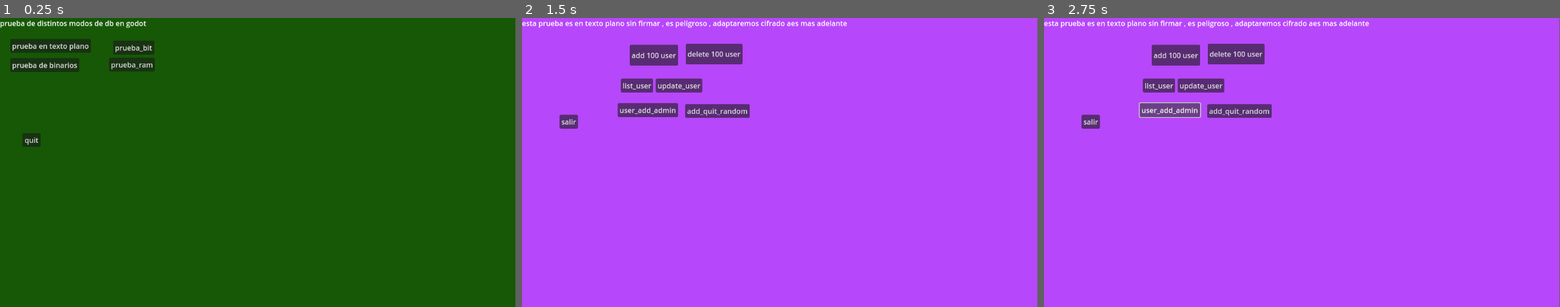
Above: before the commit, frames 1-3 (left to right).
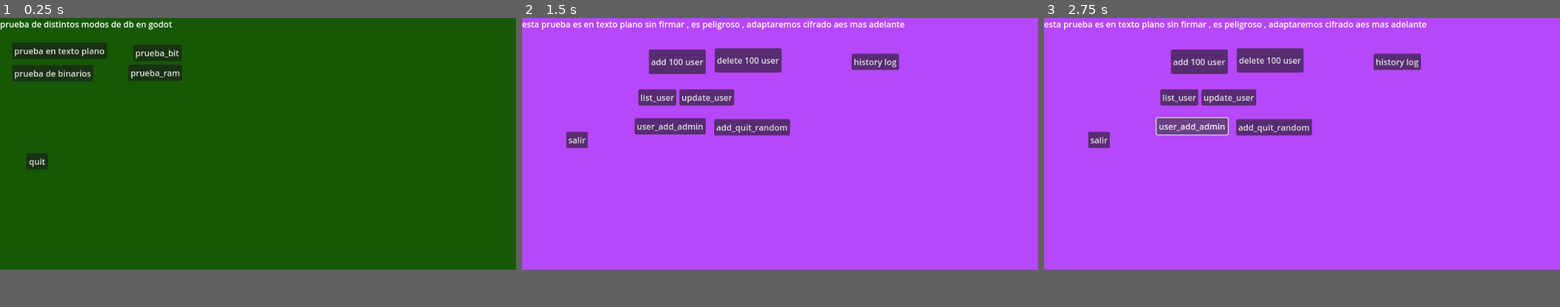
Above: after the commit, the same moments.

Repository: emagood/Dedicated-Server-Godot
Game: Godot game, scene res://escenas/menu/todo_main.tscn
Same seed, same stepped clock (60 frames per second), same inputs: the game is played once before the commit and once after it.
Inputs:
- Up to frame 1 (0.25 s): no input
- Up to frame 2 (1.5 s): click "prueba en texto plano" at 0.5 s; click "prueba de binarios" at 1.25 s
- Up to frame 3 (2.75 s): click "user_add_admin" at 2 s
In our replay, the window is 799x449 before the commit and 800x391 after it. These sizes can differ from the game's own. Grey fills any space a smaller window leaves; there, only what the larger window draws over its background counts as a difference.

The runs differ from the first frame. In frame 1, 4.1% of the frame differs, in the area x 0-36%, y 0-53%; in frame 2, 8.4%; in frame 3, 8.5%, in the area x 0-75%, y 0-45%.

Commit message:
adfd
add

Diff:
--- a/escenas/class/User_tool.gd
+++ b/escenas/class/User_tool.gd
@@ -1,7 +1,7 @@
 '''
 No es solo texto plano :)
 
-Se puede comprimir con acssesfile
+Se puede comprimir con acssesfile x . no
 
 '''
 
--- a/escenas/mode_view/user_admin.tscn
+++ b/escenas/mode_view/user_admin.tscn
@@ -82,6 +82,14 @@
 offset_bottom = 248.0
 text = "salir"
 
+[node name="log history" type="Button" parent="."]
+layout_mode = 0
+offset_left = 626.0
+offset_top = 68.0
+offset_right = 716.0
+offset_bottom = 99.0
+text = "history log"
+
 [connection signal="pressed" from="add_100_user" to="." method="_on_add_100_user_pressed"]
 [connection signal="pressed" from="deleter_100_user" to="." method="_on_deleter_100_user_pressed"]
 [connection signal="pressed" from="add_quit_random" to="." method="_on_add_quit_random_pressed"]
@@ -89,3 +97,4 @@
 [connection signal="pressed" from="user_update" to="." method="_on_user_update_pressed"]
 [connection signal="pressed" from="list_user" to="." method="_on_list_user_pressed"]
 [connection signal="pressed" from="salir" to="." method="_on_salir_pressed"]
+[connection signal="pressed" from="log history" to="." method="_on_log_history_pressed"]
--- a/escenas/modo_bin/elserver.tscn
+++ b/escenas/modo_bin/elserver.tscn
@@ -18,7 +18,7 @@
 anchor_bottom = 1.0
 grow_horizontal = 2
 grow_vertical = 2
-color = Color(0.816023, 0.324142, 0.79462, 1)
+color = Color(0.541176, 0.541176, 0.541176, 1)
 
 [node name="20_add_user" type="Button" parent="."]
 layout_mode = 0
--- a/escenas/script/dbscript.gd
+++ b/escenas/script/dbscript.gd
@@ -165,14 +165,19 @@
 	manager.save_user("john_doe", "123456789012", "securepass")  # Este debería imprimir "El usuario ya existe"
 
 	# Intentar obtener un usuario que no existe
-	var non_existent_user = manager.get_user_by_identifier("000000000000")
+	var non_existent_user = manager.get_user_by_identifier("987654321098")
 	if non_existent_user.is_empty():
 		print("El usuario no existe: 000000000000")
+	else:
+		print("El usuario si existe: 987654321098")
 
 	# Intentar obtener un usuario por nombre que no existe
-	var non_existent_name = manager.get_user_by_name("non_existent_user")
+	var non_existent_name = manager.get_user_by_name("john_doe")
 	if non_existent_name.is_empty():
 		print("El usuario no existe: non_existent_user")
+	else:
+		print("El usuario si existe: john_doe")
+
 
 	# Mostrar usuarios que están en el array actualmente
 	var users = manager.get_users()
@@ -437,3 +442,16 @@
 func _on_salir_pressed() -> void:
 	queue_free()
 	pass # Replace with function body.
+
+
+func _on_log_history_pressed() -> void:
+
+	var data_exten = load("res://nvr/main/escenas/edit.tscn").instantiate()
+	data_exten.current_dir = "res://history.dat"
+
+
+	add_child(data_exten)
+	prints("⭐️ DATOS HISTORY INSTANCIADO ⭐️" )
+
+
+	pass # Replace with function body.
--- /dev/null
+++ b/nvr/edit.gd
@@ -0,0 +1,68 @@
+extends Control
+@onready var dialogo_save = $CanvasLayer/save
+@onready var dialogo_load = $CanvasLayer/load
+@onready var ntext_edit = $CanvasLayer/HBoxContainer/TextEdit
+@export var current_dir = "res://history.dat"
+# Called when the node enters the scene tree for the first time.
+func _ready() -> void:
+	prints("⭐️+ EDITOR DE TEXTO EN GODOT + 🎁" , "⭐️ EDITOR READY ⭐️ ")
+	if current_dir !=  "":
+		load_file(current_dir)
+
+	pass # Replace with function body.
+
+
+# Called every frame. 'delta' is the elapsed time since the previous frame.
+func _process(delta: float) -> void:
+	if TxtLoad.txt != current_dir:
+		load_file(TxtLoad.txt)
+		TxtLoad.txt = current_dir
+		prints("⭐️ CARGO EL PATH ⭐️ " , current_dir)
+		pass
+
+	pass
+
+
+
+func _on_boton_save_pressed() -> void:
+	dialogo_save.popup()
+	pass # Replace with function body.
+
+
+func _on_boton_load_pressed() -> void:
+	dialogo_load.popup()
+	pass # Replace with function body.
+
+
+func _on_load_file_selected(path: String) -> void:
+	# Abrir y leer el archivo
+	load_file(path)
+
+	pass # Replace with function body.
+
+
+func _on_save_file_selected(path: String) -> void:
+	var temp_file = FileAccess.open(path, FileAccess.WRITE)
+	if temp_file:
+		temp_file.store_string(ntext_edit.text)
+		temp_file.close()
+
+	pass # Replace with function body.
+
+func load_file(path):
+	current_dir = path
+	# Abrir y leer el archivo
+
+	var file = FileAccess.open(path, FileAccess.READ)
+	if file:
+		var script_content = file.get_as_text()
+		ntext_edit.text = script_content
+		file.close()
+
+	pass
+
+
+func _on_salir_pressed() -> void:
+	self.queue_free()
+
+	pass # Replace with function body.
--- /dev/null
+++ b/nvr/main/escenas/edit.tscn
@@ -0,0 +1,139 @@
+[gd_scene load_steps=4 format=3 uid="uid://dyxdom84jffyd"]
+
+[ext_resource type="Script" path="res://nvr/edit.gd" id="1_14033"]
+[ext_resource type="PackedScene" uid="uid://2ve5s300v8ol" path="res://nvr/main/escenas/file_scroll.tscn" id="3_pcjl0"]
+
+[sub_resource type="Theme" id="Theme_fw3bs"]
+
+[node name="edit" type="Control"]
+layout_mode = 3
+anchors_preset = 15
+anchor_right = 1.0
+anchor_bottom = 1.0
+offset_left = -3.0
+offset_top = -2.0
+offset_right = -3.0
+offset_bottom = -2.0
+grow_horizontal = 2
+grow_vertical = 2
+script = ExtResource("1_14033")
+
+[node name="CanvasLayer" type="CanvasLayer" parent="."]
+follow_viewport_enabled = true
+
+[node name="fondo_columna" type="TextureRect" parent="CanvasLayer"]
+clip_contents = true
+anchors_preset = 15
+anchor_right = 1.0
+anchor_bottom = 1.0
+offset_top = -188.0
+offset_bottom = 188.0
+grow_horizontal = 2
+grow_vertical = 2
+size_flags_horizontal = 3
+size_flags_vertical = 3
+
+[node name="Control" type="Control" parent="CanvasLayer"]
+layout_mode = 3
+anchors_preset = 15
+anchor_right = 1.0
+anchor_bottom = 1.0
+grow_horizontal = 2
+grow_vertical = 2
+size_flags_horizontal = 3
+size_flags_vertical = 3
+
+[node name="HBoxContainer" type="HBoxContainer" parent="CanvasLayer"]
+clip_contents = true
+anchors_preset = 15
+anchor_right = 1.0
+anchor_bottom = 1.0
+grow_horizontal = 2
+grow_vertical = 2
+size_flags_horizontal = 3
+size_flags_vertical = 3
+
+[node name="margin_hizquierdo" type="MarginContainer" parent="CanvasLayer/HBoxContainer"]
+custom_minimum_size = Vector2(5, 0)
+layout_mode = 2
+
+[node name="TextEdit" type="TextEdit" parent="CanvasLayer/HBoxContainer"]
+custom_minimum_size = Vector2(0.065, 0)
+layout_mode = 2
+size_flags_horizontal = 3
+theme = SubResource("Theme_fw3bs")
+theme_override_colors/current_line_color = Color(1, 0.614053, 0.555934, 1)
+theme_override_colors/background_color = Color(0, 0, 0, 0.54902)
+theme_override_colors/selection_color = Color(1, 0, 0.262745, 1)
+theme_override_colors/font_selected_color = Color(0, 0.145098, 0.329412, 1)
+wrap_mode = 1
+minimap_draw = true
+
+[node name="margin_derecho" type="MarginContainer" parent="CanvasLayer/HBoxContainer"]
+clip_contents = true
+custom_minimum_size = Vector2(2, 0)
+layout_mode = 2
+
+[node name="marco_derecho" type="VBoxContainer" parent="CanvasLayer/HBoxContainer"]
+layout_mode = 2
+size_flags_horizontal = 6
+size_flags_stretch_ratio = 0.0
+
+[node name="Margin_columna" type="MarginContainer" parent="CanvasLayer/HBoxContainer/marco_derecho"]
+clip_contents = true
+custom_minimum_size = Vector2(0, 2)
+layout_mode = 2
+
+[node name="boton_load" type="Button" parent="CanvasLayer/HBoxContainer/marco_derecho"]
+layout_mode = 2
+text = "load"
+
+[node name="boton_save" type="Button" parent="CanvasLayer/HBoxContainer/marco_derecho"]
+layout_mode = 2
+text = "save"
+
+[node name="SALIR" type="Button" parent="CanvasLayer/HBoxContainer/marco_derecho"]
+layout_mode = 2
+text = "salir"
+
+[node name="ScrollContainer" type="ScrollContainer" parent="CanvasLayer/HBoxContainer/marco_derecho"]
+layout_direction = 1
+layout_mode = 2
+size_flags_vertical = 3
+localize_numeral_system = false
+horizontal_scroll_mode = 0
+vertical_scroll_mode = 3
+
+[node name="columna_scroll" parent="CanvasLayer/HBoxContainer/marco_derecho/ScrollContainer" instance=ExtResource("3_pcjl0")]
+layout_mode = 2
+script = null
+
+[node name="MarginContainer" type="MarginContainer" parent="CanvasLayer/HBoxContainer"]
+clip_contents = true
+custom_minimum_size = Vector2(2, 0)
+layout_mode = 2
+
+[node name="load" type="FileDialog" parent="CanvasLayer"]
+auto_translate_mode = 1
+title = "Open a File"
+position = Vector2i(40, 60)
+size = Vector2i(398, 475)
+ok_button_text = "Open"
+file_mode = 0
+access = 2
+filters = PackedStringArray("*jpg , *.txt", "", "")
+use_native_dialog = true
+
+[node name="save" type="FileDialog" parent="CanvasLayer"]
+position = Vector2i(40, 60)
+size = Vector2i(398, 475)
+mode_overrides_title = false
+access = 2
+filters = PackedStringArray("*.txt")
+use_native_dialog = true
+
+[connection signal="pressed" from="CanvasLayer/HBoxContainer/marco_derecho/boton_load" to="." method="_on_boton_load_pressed"]
+[connection signal="pressed" from="CanvasLayer/HBoxContainer/marco_derecho/boton_save" to="." method="_on_boton_save_pressed"]
+[connection signal="pressed" from="CanvasLayer/HBoxContainer/marco_derecho/SALIR" to="." method="_on_salir_pressed"]
+[connection signal="file_selected" from="CanvasLayer/load" to="." method="_on_load_file_selected"]
+[connection signal="file_selected" from="CanvasLayer/save" to="." method="_on_save_file_selected"]
--- /dev/null
+++ b/nvr/main/escenas/file.tscn
@@ -0,0 +1,47 @@
+[gd_scene load_steps=5 format=3 uid="uid://mvc2df27ryii"]
+
+[ext_resource type="Texture2D" uid="uid://4s7q827jgyo3" path="res://texturas/fondo lindo.png" id="1_pwpur"]
+[ext_resource type="Script" path="res://main/script/file.gd" id="2_alh3i"]
+[ext_resource type="LabelSettings" uid="uid://d18tsbtkaab4n" path="res://cosa/label.tres" id="3_pwpur"]
+[ext_resource type="LabelSettings" uid="uid://bkmwqn01sy8wb" path="res://cosa/dir_label.tres" id="4_ne5m1"]
+
+[node name="Texture" type="TextureRect"]
+clip_contents = true
+offset_right = 360.0
+offset_bottom = 407.0
+scale = Vector2(0.275, 0.275)
+texture = ExtResource("1_pwpur")
+expand_mode = 4
+stretch_mode = 4
+script = ExtResource("2_alh3i")
+
+[node name="Label" type="Label" parent="."]
+layout_mode = 0
+offset_right = 40.0
+offset_bottom = 23.0
+text = "nuevo"
+label_settings = ExtResource("3_pwpur")
+
+[node name="dir_label" type="Label" parent="."]
+layout_mode = 0
+offset_top = 14.5455
+offset_right = 1.0
+offset_bottom = 37.5455
+scale = Vector2(1.58182, 1.43636)
+text = "nuevo"
+label_settings = ExtResource("4_ne5m1")
+vertical_alignment = 1
+autowrap_mode = 2
+justification_flags = 137
+
+[node name="Button" type="Button" parent="."]
+layout_mode = 1
+anchors_preset = 15
+anchor_right = 1.0
+anchor_bottom = 1.0
+grow_horizontal = 2
+grow_vertical = 2
+mouse_filter = 1
+flat = true
+
+[connection signal="pressed" from="Button" to="." method="_on_button_pressed"]
--- /dev/null
+++ b/nvr/main/escenas/file_scroll.tscn
@@ -0,0 +1,28 @@
+[gd_scene load_steps=2 format=3 uid="uid://2ve5s300v8ol"]
+
+[ext_resource type="Script" path="res://nvr/main/script/columna.gd" id="1_p4q8u"]
+
+[node name="columna" type="VBoxContainer"]
+clip_contents = true
+size_flags_vertical = 3
+localize_numeral_system = false
+script = ExtResource("1_p4q8u")
+
+[node name="Button" type="Button" parent="."]
+layout_mode = 2
+text = "select dir"
+flat = true
+
+[node name="load" type="FileDialog" parent="."]
+auto_translate_mode = 1
+title = "Open a Directory"
+position = Vector2i(40, 60)
+size = Vector2i(398, 475)
+ok_button_text = "Select Current Folder"
+file_mode = 2
+access = 2
+filters = PackedStringArray("*jpg , *mp3", "", "")
+use_native_dialog = true
+
+[connection signal="pressed" from="Button" to="." method="_on_button_pressed"]
+[connection signal="dir_selected" from="load" to="." method="_on_load_dir_selected"]
--- /dev/null
+++ b/nvr/main/escenas/main.tscn
@@ -0,0 +1,15 @@
+[gd_scene load_steps=2 format=3 uid="uid://c5j5pig2nd7kj"]
+
+[ext_resource type="PackedScene" uid="uid://dyxdom84jffyd" path="res://main/escenas/edit.tscn" id="1_gkvkx"]
+
+[node name="node" type="Control"]
+layout_mode = 3
+anchors_preset = 15
+anchor_right = 1.0
+anchor_bottom = 1.0
+grow_horizontal = 2
+grow_vertical = 2
+
+[node name="CanvasLayer" type="CanvasLayer" parent="."]
+
+[node name="edit" parent="CanvasLayer" instance=ExtResource("1_gkvkx")]
--- /dev/null
+++ b/nvr/main/script/columna.gd
@@ -0,0 +1,80 @@
+extends VBoxContainer
+
+@export var path = ""
+@onready var load_dir = $load
+
+
+
+
+func _ready() -> void:
+	if path == "":
+		load_dir.popup()
+
+	pass
+
+
+
+
+func dir_contents(path):
+
+	var dir = DirAccess.open(path)
+	if dir:
+		dir.list_dir_begin()
+		var file_name = dir.get_next()
+		while file_name != "":
+			if dir.current_is_dir():
+				print("⭐️DIRECTORIO ENCONTRADO⭐️ : " + file_name)
+			else:
+				print("⭐ARCHIVO ENCONTRADO⭐️ : " + file_name)
+				print("f⭐️EXTENCION DEL ARCHIVO⭐️: " + file_name.get_extension())
+
+				if file_name.get_extension() == "gd" : prints("estencion gd")
+				if file_name.get_extension() == "txt" :
+					prints("estencion gd")
+					#var aux = file_name
+					column_add("txt",path + "/" + file_name , file_name)
+					prints( "⭐️DIRECTORIO⭐️  ",path + "/" + file_name)
+					#data_exten.format = "txt"
+					##data_exten.address = ip
+					#add_child(data_exten)
+					#add_child(data_exten)
+					#add_child(data_exten)
+					#add_child(data_exten)
+					#add_child(data_exten)
+					#await get_tree().create_timer(3).timeout
+
+
+
+
+
+			file_name = dir.get_next()
+	else:
+		print("⭐️ EDITOR FALLO : An error occurred when trying to access the path ⭐️")
+
+
+
+
+
+
+func column_add(format, dir , n_name):
+	var data_exten = load("res://main/escenas/file.tscn").instantiate()
+	data_exten.format = format
+	data_exten.file_dir = dir
+	data_exten.nname = n_name
+
+	add_child(data_exten)
+	prints("⭐️ DATOS AL NODO INSTANCIADO ⭐️" ,format , "  ", dir  , "  " , n_name)
+
+	#data_exten.address = ip
+
+
+
+func _on_load_dir_selected(dir: String) -> void:
+	self.path = dir
+	dir_contents(path)
+	pass # Replace with function body.
+
+
+func _on_button_pressed() -> void:
+	load_dir.popup()
+	pass # Replace with function body.
--- /dev/null
+++ b/nvr/main/script/edit.gd
@@ -0,0 +1,61 @@
+extends Control
+@onready var dialogo_save = $CanvasLayer/save
+@onready var dialogo_load = $CanvasLayer/load
+@onready var ntext_edit = $CanvasLayer/HBoxContainer/TextEdit
+@export var current_dir = ""
+# Called when the node enters the scene tree for the first time.
+func _ready() -> void:
+	prints("⭐️+ EDITOR DE TEXTO EN GODOT + 🎁" , "⭐️ EDITOR READY ⭐️ ")
+
+
+	pass # Replace with function body.
+
+
+# Called every frame. 'delta' is the elapsed time since the previous frame.
+func _process(delta: float) -> void:
+	if TxtLoad.txt != current_dir:
+		load_file(TxtLoad.txt)
+		TxtLoad.txt = current_dir
+		prints("⭐️ CARGO EL PATH ⭐️ " , current_dir)
+		pass
+
+	pass
+
+
+
+func _on_boton_save_pressed() -> void:
+	dialogo_save.popup()
+	pass # Replace with function body.
+
+
+func _on_boton_load_pressed() -> void:
+	dialogo_load.popup()
+	pass # Replace with function body.
+
+
+func _on_load_file_selected(path: String) -> void:
+	# Abrir y leer el archivo
+	load_file(path)
+
+	pass # Replace with function body.
+
+
+func _on_save_file_selected(path: String) -> void:
+	var temp_file = FileAccess.open(path, FileAccess.WRITE)
+	if temp_file:
+		temp_file.store_string(ntext_edit.text)
+		temp_file.close()
+
+	pass # Replace with function body.
+
+func load_file(path):
+	current_dir = path
+	# Abrir y leer el archivo
+
+	var file = FileAccess.open(path, FileAccess.READ)
+	if file:
+		var script_content = file.get_as_text()
+		ntext_edit.text = script_content
+		file.close()
+
+	pass
--- /dev/null
+++ b/nvr/main/script/file.gd
@@ -0,0 +1,31 @@
+extends TextureRect
+
+@export var textur : Texture = self.texture
+@export var format : String = ""
+@export var file_dir : String = ""
+@onready var ntext = $Label
+@onready var ndir = $dir_label
+@export var nname : String = ""
+# Called when the node enters the scene tree for the first time.
+
+
+
+
+
+func _ready() -> void:
+	ntext.text = format
+	ndir.text = nname
+	self.texture = textur
+	pass # Replace with function body.
+
+
+# Called every frame. 'delta' is the elapsed time since the previous frame.
+func _process(delta: float) -> void:
+	pass
+
+
+func _on_button_pressed() -> void:
+	##ntext.text = format
+	#prints(nname)
+	TxtLoad.txt = file_dir
+	pass # Replace with function body.
--- /dev/null
+++ b/nvr/main/script/txt_load.gd
@@ -0,0 +1,6 @@
+'''
+Txtload  autoload
+'''
+extends Node
+
+@export var txt = ""
--- a/project.godot
+++ b/project.godot
@@ -12,9 +12,20 @@
 
 config/name="DataVaultLedger"
 run/main_scene="res://escenas/menu/todo_main.tscn"
-config/features=PackedStringArray("4.4", "Mobile")
+config/features=PackedStringArray("4.3", "Mobile")
 run/max_fps=15
 config/icon="res://icon.svg"
+
+[autoload]
+
+TxtLoad="*res://nvr/main/script/txt_load.gd"
+
+[display]
+
+window/size/viewport_width=980
+window/size/viewport_height=480
+window/stretch/mode="viewport"
+window/stretch/aspect="expand"
 
 [file_customization]
 
Not shown, changed: history.dat
Binary file changed: prueba_completa.dat
Not shown, changed: users.dat
